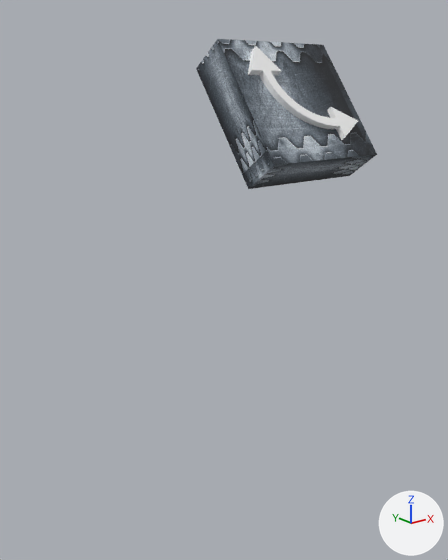
Before and after pictures for a commit that changed the glTF model modelos 3D Porta avião/arrow-left.gltf.
Rendered twice from a camera (50 mm lens) standing at (-1.4, -2.53, 0.32) and looking at (-0.14, -0.96, -0.31). Every picture has the same lights, and +X, +Y and +Z are marked at lower right.

Script lines for the objects in view, before the commit:
```python
mat_material_005 = principled_material('Material.005')
mat_material_005.texture = img_capturar
me_cube_003 = bpy.data.meshes.new('Cube.003')
me_cube_003.from_pydata(...)  # a box spanning x -1.0..1.0, y -1.0..1.0, z -1.0..1.0
me_cube_003.materials.append(mat_material_005)  # picture img_capturar
me_id219 = bpy.data.meshes.new('ID219')
me_id219.from_pydata(...)  # 74 vertices, 107 faces; spans x -115.4..23.2, y 0.0..10.2, z 0.0..138.2
me_id219.materials.append(mat_material)  # white #ffffff
ob_cube_001 = bpy.data.objects.new('Cube.001', me_cube_003)
ob_cube_001.location = (-0.365, -1.47, 0.26)
ob_cube_001.rotation_euler = (-0.932, 0.0, 3.142)  # degrees (-53, 0, 180)
ob_cube_001.scale = (-0.164, -0.155, -0.0494)
ob_instance_1 = bpy.data.objects.new('instance_1', me_id219)
ob_instance_1.parent = ob_sketchup_016
ob_instance_1.location = (-17.59, 14.68, 55.38)
ob_instance_1.rotation_euler = (-2.196, 0.0, 0.0)  # degrees (-126, 0, 0)
ob_instance_1.scale = (-0.0746, -0.188, -0.0681)
ob_sketchup_016 = bpy.data.objects.new('SketchUp.016', None)
ob_sketchup_016.location = (0.0, 0.0, 0.0)
ob_sketchup_016.rotation_euler = (1.571, 0.0, 0.0)  # degrees (90, 0, 0)
ob_sketchup_016.scale = (0.0254, 0.0254, 0.0254)
```
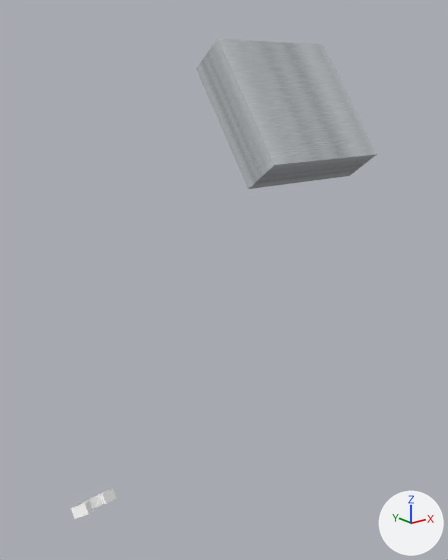
ob_sketchup_016 is not drawn itself; it is the parent of ob_instance_1, ob_instance_1_010, ob_skp_camera_last_saved_sketchup_view.

Where the newer file only moved an object's origin or applied its transform, the numbers keep the older frame.

Changed parts and their boxes [x1, y1, x2, y2] in the pictures (448 x 560 px):
'Cube.001', surface changed: [196, 39, 377, 189] in both
'instance_1', reshaped: before [248, 46, 358, 140]; after [71, 489, 116, 519]

The change in detail:
Picture 'metal' (img_metal) is new.
Material 'Material.005' (mat_material_005) changes its picture from img_capturar to img_metal.
Object 'SketchUp.016' (ob_sketchup_016) turns from (90, 0, 0) to (-180, 0, 0) degrees about x, y and z.
